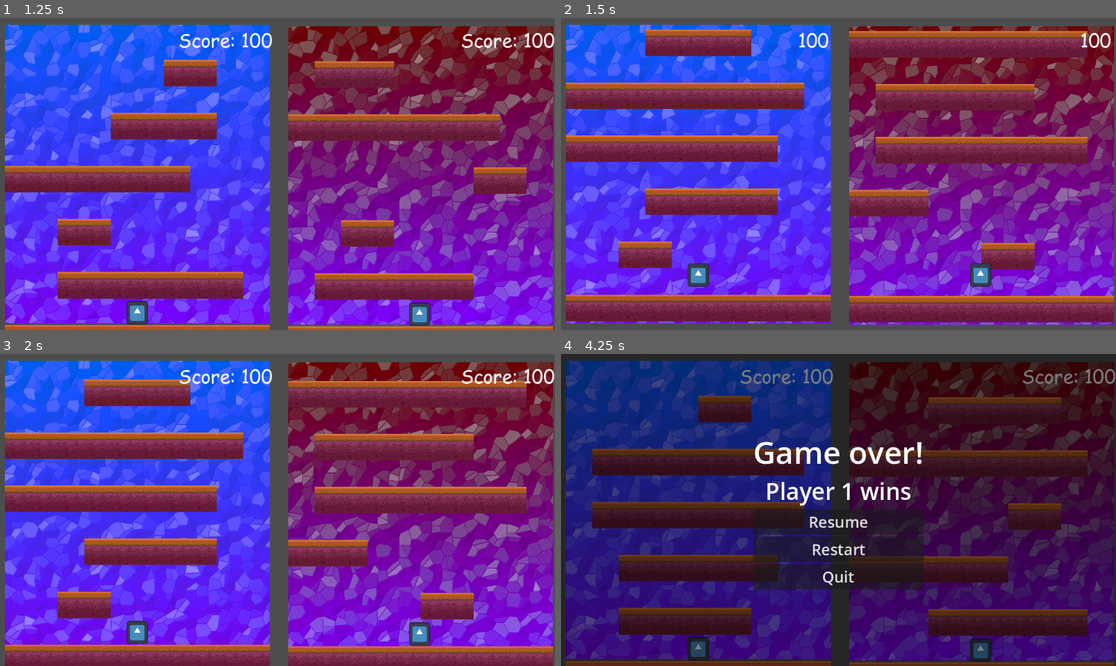
Above: before the commit, frames 1-4 (two rows, left to right).
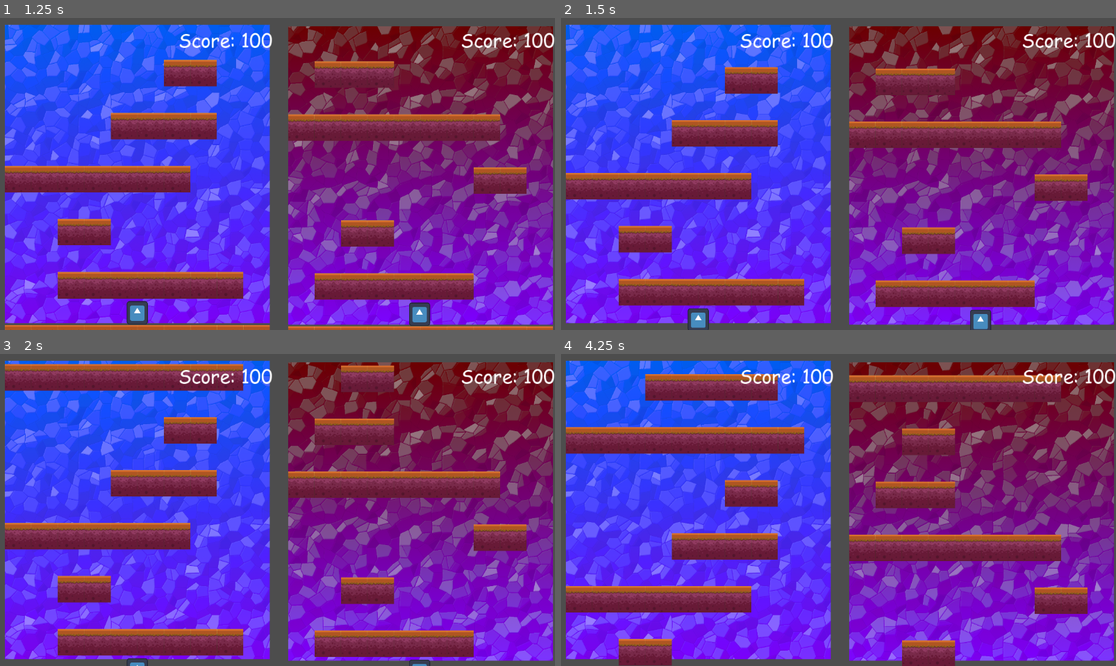
Above: after the commit, the same moments.

Repository: LegacyMD/xd_tower
Game: Godot game, scene res://scenes/root_scene.tscn
Same seed, same stepped clock (60 frames per second), same inputs: the game is played once before the commit and once after it. The engine's default icon, where the game draws it, is replaced by a stand-in: a white triangle on a blue panel in a dark square.
Inputs (mouse positions are in pixels of both pictures, inside the frame that each line leads up to):
- Up to frame 1 (1.25 s): no input
- Up to frame 2 (1.5 s): click (838, 214) at 1.25 s, where only the run before the commit has a clickable "Restart"
- Up to frame 3 (2 s): no input
- Up to frame 4 (4.25 s): click (838, 550) at 2.75 s, where only the run before the commit has a clickable "Restart"

Frame 1 is identical in both runs. In frame 2, 42% of the frame differs, in the area x 0-100%, y 3-100%; in frame 3, 43%; in frame 4, 100%, in the area x 0-100%, y 0-100%.

Commit message:
Disable winning for now

Diff:
--- a/game_over_menu.gd
+++ b/game_over_menu.gd
@@ -29,6 +29,10 @@
     get_tree().quit()
 
 func _on_player_push_player_idx(player_idx):
+    # TEMP
+    if Settings.DISABLE_WINNING:
+        return
+
     var player_label = $GridContainer/PlayerLabel
     var player_label_text = "Player %d wins" % player_idx
     player_label.text = player_label_text
--- a/scenes/global_settings.gd
+++ b/scenes/global_settings.gd
@@ -3,3 +3,5 @@
 var TILE_SIZE : int = 96
 var MIN_ROW_LENGTH: int = 2
 var EFFECT_SPAWN_CHANCE: float = 0.2
+
+const DISABLE_WINNING : bool = true
